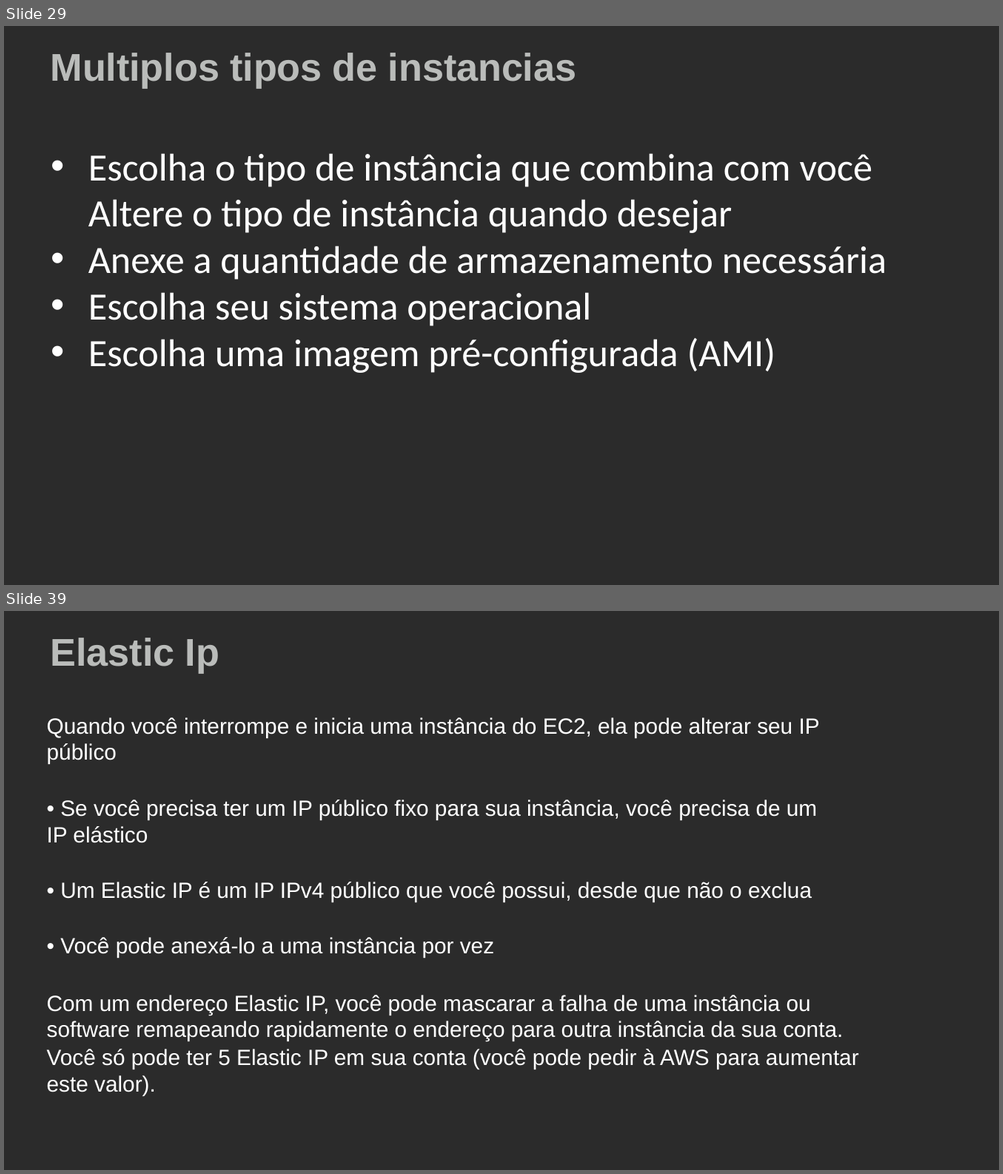
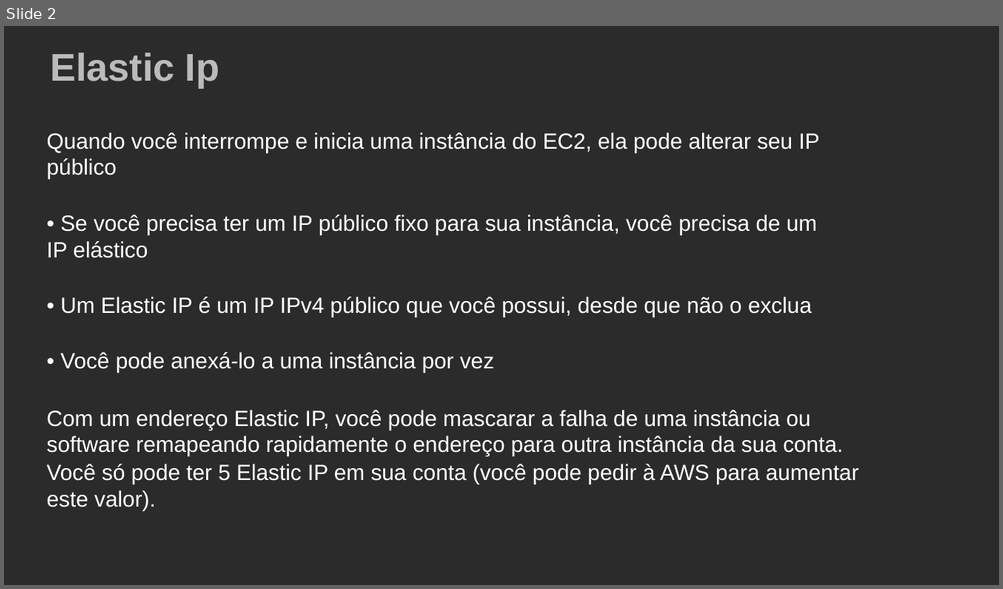
Before and after one commit to alanmourad/docs-aws, a slide deck: aws_work_ec2_ebs.pptx. Shown one above the other, each under a label of ours: slides 29 and 39 before the commit, slide 2 after it; the slides between them are not shown. The pictures are 1003x1174 and 1003x589 pixels, drawn with LibreOffice and Linux fonts; fonts in the diff are those of the drawing; background and template pictures are left out; a plain dark background stands for a picture behind light text. Boxes give left, top, right and bottom in pixels: in the first picture for what was removed or moved away, otherwise in the second. Text is boxed around its words. In the diff, an @@ line names an element or a change of style, - is before the commit and + after.

```diff
--- a/aws_work_ec2_ebs.pptx
+++ b/aws_work_ec2_ebs.pptx
@@ slide 29 removed at [4, 26, 999, 585], background picture (left out) @@
@@ text removed at [51, 53, 886, 373] @@
-Multiplos tipos de instancias
-• Escolha o tipo de instância que combina com você Altere o tipo de instância quando desejar
-• Anexe a quantidade de armazenamento necessária
-• Escolha seu sistema operacional
-• Escolha uma imagem pré-configurada (AMI)
@@ what was slide 39 is now slide 2 @@
```
Also in this commit, not shown: 1 slide added, 37 other slides removed.
